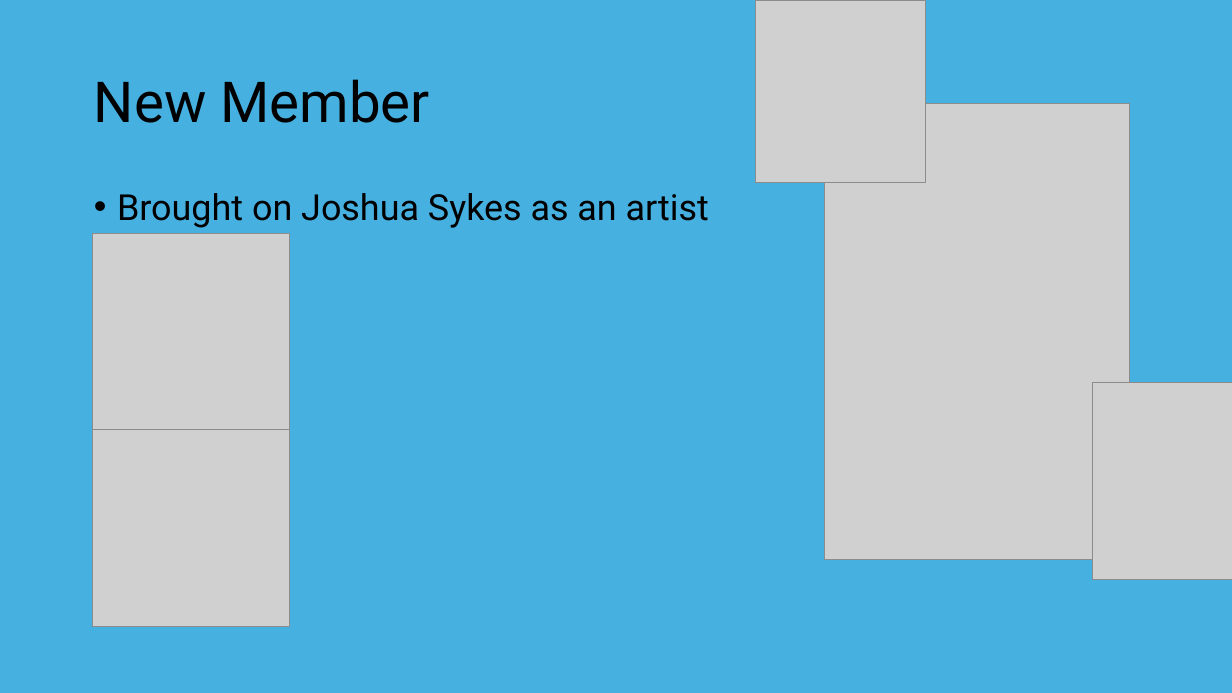
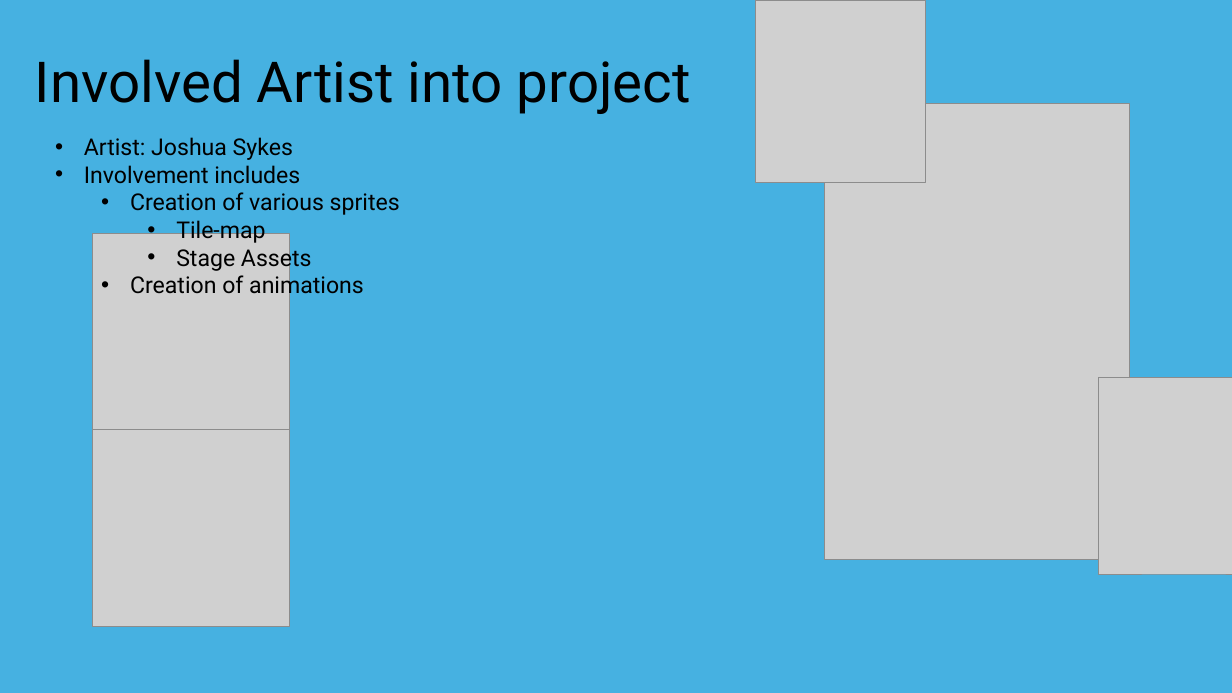
Before and after one commit to zacMadison/project_3-TBD, a slide deck: slide 2 of Week Two Iteration/Presentation/week-two-presentation-teamtbd.pptx. Drawn at 1232x693 pixels with LibreOffice and Linux fonts; fonts in the diff are those of the drawing; grey boxes stand for pictures; background and template pictures are left out. Boxes give left, top, right and bottom in pixels: in the first picture for what was removed or moved away, otherwise in the second. Text is boxed around its words. In the diff, an @@ line names an element or a change of style, - is before the commit and + after.

```diff
--- a/Week Two Iteration/Presentation/week-two-presentation-teamtbd.pptx
+++ b/Week Two Iteration/Presentation/week-two-presentation-teamtbd.pptx
@@ title at (35, 59, 691, 114): text changed @@
-New Member
+Involved Artist into project
@@ text added at (84, 137, 400, 299), 18 pt, text #000000 @@
+• Artist: Joshua Sykes
+• Involvement includes
+  • Creation of various sprites
+    • Tile-map
+    • Stage Assets
+  • Creation of animations
@@ text removed at (117, 193, 709, 228) @@
-• Brought on Joshua Sykes as an artist
@@ picture: place and size @@
-picture at (1093, 383, 1232, 579)
+picture at (1099, 378, 1232, 574)
```
Also in this commit, not shown: 1 other slide changed.
